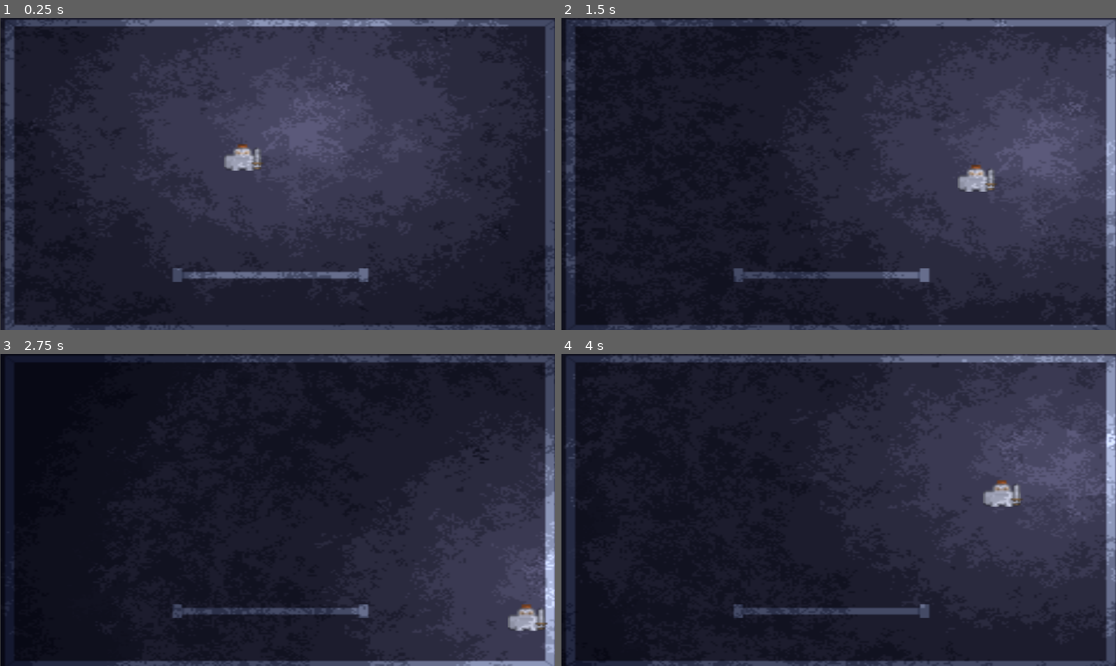
Above: before the commit, frames 1-4 (two rows, left to right).
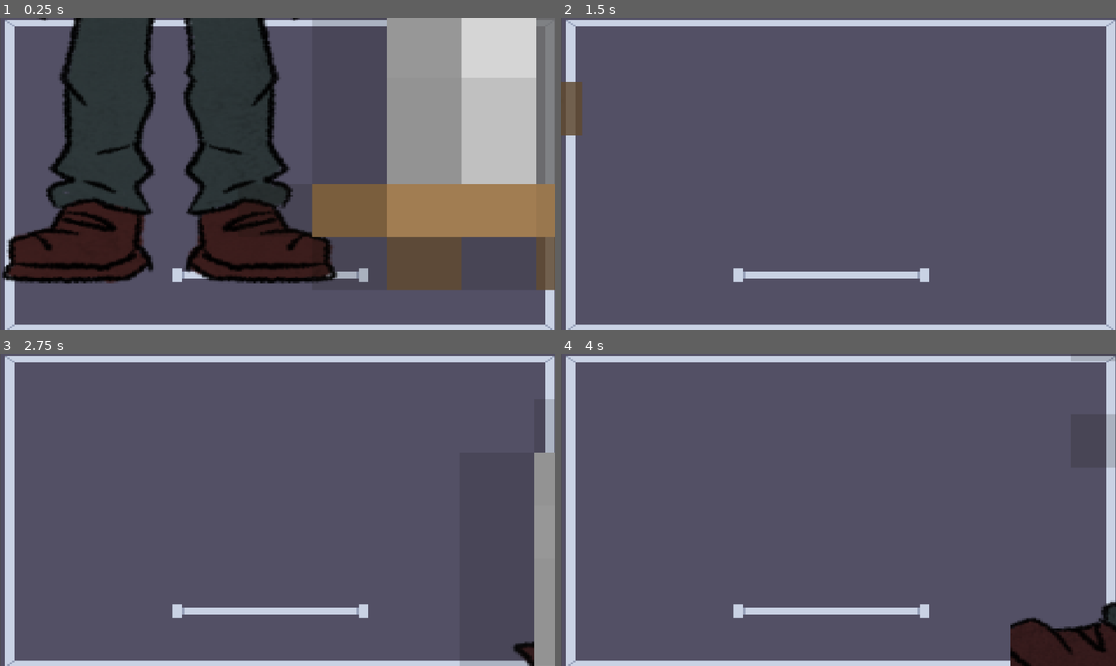
Above: after the commit, the same moments.

Repository: Candrixx/GameJam_RogueLike
Game: Godot game, scene res://Scenes/levels/level_debbug.tscn
Same seed, same stepped clock (60 frames per second), same inputs: the game is played once before the commit and once after it.
Inputs (mouse positions are in pixels of both pictures, inside the frame that each line leads up to):
- Up to frame 1 (0.25 s): no input
- Up to frame 2 (1.5 s): move the mouse to (960, 158) at 0.52 s; hold D (right) 0.53-1.28 s; click (960, 158) at 0.6 s; move the mouse to (727, 189) at 1.27 s; hold S (down) from 1.28 s (still down); tap E (interact) at 1.35 s
- Up to frame 3 (2.75 s): move the mouse to (333, 441) at 2.02 s; release S (down) at 2.03 s; hold D (right) from 2.03 s (still down); click (333, 441) at 2.1 s
- Up to frame 4 (4 s): move the mouse to (810, 572) at 2.77 s; release D (right) at 2.78 s; hold W (up) 2.78-3.53 s; tap E (interact) at 2.85 s; move the mouse to (1005, 556) at 3.52 s; hold A (left) from 3.53 s (still down); click (1005, 556) at 3.6 s

The runs differ from the first frame. In frame 1, 82% of the frame differs, in the area x 0-100%, y 0-100%; in frame 2, 91%; in frame 3, 94%; in frame 4, 91%.

Commit message:
Implementacion temprana de Sprites

Diff:
--- a/Scenes/characters/character.tscn
+++ b/Scenes/characters/character.tscn
@@ -1,156 +1,146 @@
-[gd_scene load_steps=9 format=3 uid="uid://diigow32cjgk0"]
+[gd_scene format=3 uid="uid://diigow32cjgk0"]
 
-[ext_resource type="Texture2D" uid="uid://cl4g2p2ewkf5u" path="res://Assets/textures/temp_personaje/Spritesheet/Caballero.png" id="1_52avm"]
 [ext_resource type="Script" uid="uid://d0iff6g5r7xqb" path="res://Scripts/character.gd" id="1_e22cc"]
-[ext_resource type="Texture2D" uid="uid://dd4ntfe2qq1uf" path="res://Assets/textures/temp_personaje/Spritesheet/espada.png" id="2_1bdar"]
+[ext_resource type="Texture2D" uid="uid://c2tnjuw863550" path="res://Assets/sprites/Animation_Character_front.png" id="2_bsa6j"]
+[ext_resource type="Texture2D" uid="uid://ds7yvv6ymj0yp" path="res://Assets/sprites/Animation_Character_Idle.png" id="2_e73q4"]
+[ext_resource type="Texture2D" uid="uid://bouawtak0y434" path="res://Assets/sprites/Animation_Character_back.png" id="2_fbu5h"]
+[ext_resource type="Texture2D" uid="uid://bopbjdcnewjno" path="res://Assets/sprites/Animation_Character_side.png" id="4_e73q4"]
+
+[sub_resource type="AtlasTexture" id="AtlasTexture_mhgjj"]
+atlas = ExtResource("2_e73q4")
+region = Rect2(330, 0, 165, 512)
+
+[sub_resource type="AtlasTexture" id="AtlasTexture_ejagc"]
+atlas = ExtResource("2_e73q4")
+region = Rect2(0, 0, 165, 512)
+
+[sub_resource type="AtlasTexture" id="AtlasTexture_pfvjg"]
+atlas = ExtResource("2_e73q4")
+region = Rect2(165, 0, 165, 512)
+
+[sub_resource type="AtlasTexture" id="AtlasTexture_odp46"]
+atlas = ExtResource("2_fbu5h")
+region = Rect2(0, 0, 216, 512)
+
+[sub_resource type="AtlasTexture" id="AtlasTexture_1vi6t"]
+atlas = ExtResource("2_fbu5h")
+region = Rect2(216, 0, 216, 512)
+
+[sub_resource type="AtlasTexture" id="AtlasTexture_s3wkk"]
+atlas = ExtResource("2_fbu5h")
+region = Rect2(432, 0, 216, 512)
+
+[sub_resource type="AtlasTexture" id="AtlasTexture_vpswc"]
+atlas = ExtResource("2_bsa6j")
+region = Rect2(0, 0, 170, 512)
+
+[sub_resource type="AtlasTexture" id="AtlasTexture_fbu5h"]
+atlas = ExtResource("2_bsa6j")
+region = Rect2(170, 0, 170, 512)
+
+[sub_resource type="AtlasTexture" id="AtlasTexture_e73q4"]
+atlas = ExtResource("2_bsa6j")
+region = Rect2(340, 0, 170, 512)
+
+[sub_resource type="AtlasTexture" id="AtlasTexture_fplah"]
+atlas = ExtResource("4_e73q4")
+region = Rect2(10, 0, 230, 512)
+
+[sub_resource type="AtlasTexture" id="AtlasTexture_fntkd"]
+atlas = ExtResource("4_e73q4")
+region = Rect2(240, 0, 230, 512)
+
+[sub_resource type="AtlasTexture" id="AtlasTexture_ucmv1"]
+atlas = ExtResource("4_e73q4")
+region = Rect2(470, 0, 230, 512)
+
+[sub_resource type="SpriteFrames" id="SpriteFrames_hndv8"]
+animations = [{
+"frames": [{
+"duration": 1.0,
+"texture": SubResource("AtlasTexture_mhgjj")
+}],
+"loop": 1,
+"name": &"Idle_Back",
+"speed": 5.0
+}, {
+"frames": [{
+"duration": 1.0,
+"texture": SubResource("AtlasTexture_ejagc")
+}],
+"loop": 1,
+"name": &"Idle_Front",
+"speed": 5.0
+}, {
+"frames": [{
+"duration": 1.0,
+"texture": SubResource("AtlasTexture_pfvjg")
+}],
+"loop": 1,
+"name": &"Idle_Side",
+"speed": 5.0
+}, {
+"frames": [{
+"duration": 1.0,
+"texture": SubResource("AtlasTexture_odp46")
+}, {
+"duration": 1.0,
+"texture": SubResource("AtlasTexture_1vi6t")
+}, {
+"duration": 1.0,
+"texture": SubResource("AtlasTexture_s3wkk")
+}],
+"loop": 1,
+"name": &"Walk_Back",
+"speed": 5.0
+}, {
+"frames": [{
+"duration": 1.0,
+"texture": SubResource("AtlasTexture_vpswc")
+}, {
+"duration": 1.0,
+"texture": SubResource("AtlasTexture_fbu5h")
+}, {
+"duration": 1.0,
+"texture": SubResource("AtlasTexture_e73q4")
+}],
+"loop": 1,
+"name": &"Walk_Front",
+"speed": 5.0
+}, {
+"frames": [{
+"duration": 1.0,
+"texture": SubResource("AtlasTexture_fplah")
+}, {
+"duration": 1.0,
+"texture": SubResource("AtlasTexture_fntkd")
+}, {
+"duration": 1.0,
+"texture": SubResource("AtlasTexture_ucmv1")
+}],
+"loop": 1,
+"name": &"Walk_Side",
+"speed": 5.0
+}]
 
 [sub_resource type="RectangleShape2D" id="RectangleShape2D_70v6v"]
-size = Vector2(17.3913, 21.0405)
+size = Vector2(261.94244, 175.12405)
 
-[sub_resource type="RectangleShape2D" id="RectangleShape2D_e22cc"]
-size = Vector2(5, 13.5)
-
-[sub_resource type="Animation" id="Animation_2qjml"]
-resource_name = "Atque"
-length = 0.4
-tracks/0/type = "value"
-tracks/0/imported = false
-tracks/0/enabled = true
-tracks/0/path = NodePath("Area2D:position")
-tracks/0/interp = 1
-tracks/0/loop_wrap = true
-tracks/0/keys = {
-"times": PackedFloat32Array(0, 0.15, 0.3),
-"transitions": PackedFloat32Array(1, 1, 1),
-"update": 0,
-"values": [Vector2(0, 0), Vector2(5, -3), Vector2(0, 0)]
-}
-tracks/1/type = "value"
-tracks/1/imported = false
-tracks/1/enabled = true
-tracks/1/path = NodePath("Area2D:rotation")
-tracks/1/interp = 1
-tracks/1/loop_wrap = true
-tracks/1/keys = {
-"times": PackedFloat32Array(0, 0.15, 0.3),
-"transitions": PackedFloat32Array(1, 1, 1),
-"update": 0,
-"values": [0.0, 0.661836, 0.0]
-}
-tracks/2/type = "value"
-tracks/2/imported = false
-tracks/2/enabled = true
-tracks/2/path = NodePath("Area2D/CollisionShape2D:disabled")
-tracks/2/interp = 1
-tracks/2/loop_wrap = true
-tracks/2/keys = {
-"times": PackedFloat32Array(0, 0.08, 0.19),
-"transitions": PackedFloat32Array(1, 1, 1),
-"update": 0,
-"values": [true, false, true]
-}
-tracks/3/type = "value"
-tracks/3/imported = false
-tracks/3/enabled = true
-tracks/3/path = NodePath("Area2D:monitoring")
-tracks/3/interp = 1
-tracks/3/loop_wrap = true
-tracks/3/keys = {
-"times": PackedFloat32Array(0.07, 0.19),
-"transitions": PackedFloat32Array(1, 1),
-"update": 1,
-"values": [true, false]
-}
-
-[sub_resource type="Animation" id="Animation_ma1fs"]
-length = 0.001
-tracks/0/type = "value"
-tracks/0/imported = false
-tracks/0/enabled = true
-tracks/0/path = NodePath("Area2D:position")
-tracks/0/interp = 1
-tracks/0/loop_wrap = true
-tracks/0/keys = {
-"times": PackedFloat32Array(0),
-"transitions": PackedFloat32Array(1),
-"update": 0,
-"values": [Vector2(0, 0)]
-}
-tracks/1/type = "value"
-tracks/1/imported = false
-tracks/1/enabled = true
-tracks/1/path = NodePath("Area2D:rotation")
-tracks/1/interp = 1
-tracks/1/loop_wrap = true
-tracks/1/keys = {
-"times": PackedFloat32Array(0),
-"transitions": PackedFloat32Array(1),
-"update": 0,
-"values": [0.0]
-}
-tracks/2/type = "value"
-tracks/2/imported = false
-tracks/2/enabled = true
-tracks/2/path = NodePath("Area2D/CollisionShape2D:disabled")
-tracks/2/interp = 1
-tracks/2/loop_wrap = true
-tracks/2/keys = {
-"times": PackedFloat32Array(0),
-"transitions": PackedFloat32Array(1),
-"update": 0,
-"values": [true]
-}
-tracks/3/type = "value"
-tracks/3/imported = false
-tracks/3/enabled = true
-tracks/3/path = NodePath("Area2D:monitoring")
-tracks/3/interp = 1
-tracks/3/loop_wrap = true
-tracks/3/keys = {
-"times": PackedFloat32Array(0),
-"transitions": PackedFloat32Array(1),
-"update": 1,
-"values": [false]
-}
-
-[sub_resource type="AnimationLibrary" id="AnimationLibrary_yscb1"]
-_data = {
-&"Atque": SubResource("Animation_2qjml"),
-&"RESET": SubResource("Animation_ma1fs")
-}
-
-[node name="character" type="CharacterBody2D"]
+[node name="character" type="CharacterBody2D" unique_id=1509986388]
+position = Vector2(8, -164)
 collision_mask = 9
 script = ExtResource("1_e22cc")
 
-[node name="Sprite2D" type="Sprite2D" parent="."]
-texture = ExtResource("1_52avm")
+[node name="AnimatedSprite2D" type="AnimatedSprite2D" parent="." unique_id=1794761289]
+position = Vector2(-2, -52)
+sprite_frames = SubResource("SpriteFrames_hndv8")
+animation = &"Idle_Side"
 
-[node name="CollisionShape2D" type="CollisionShape2D" parent="."]
-position = Vector2(-4.47035e-07, -3.57628e-07)
+[node name="CollisionShape2D" type="CollisionShape2D" parent="." unique_id=1644893791]
+position = Vector2(-4.9239964, 78.49196)
 rotation = 1.57272
 scale = Vector2(0.92, 0.760438)
 shape = SubResource("RectangleShape2D_70v6v")
 
-[node name="Area2D" type="Area2D" parent="."]
-collision_layer = 2
-collision_mask = 10
-monitoring = false
-
-[node name="Espada" type="Sprite2D" parent="Area2D"]
-position = Vector2(7, 1)
-texture = ExtResource("2_1bdar")
-
-[node name="CollisionShape2D" type="CollisionShape2D" parent="Area2D"]
-light_mask = 2
-visibility_layer = 2
-position = Vector2(6, 0.75)
-shape = SubResource("RectangleShape2D_e22cc")
-disabled = true
-
-[node name="AnimationPlayer" type="AnimationPlayer" parent="."]
-libraries = {
-&"": SubResource("AnimationLibrary_yscb1")
-}
-
-[connection signal="body_entered" from="Area2D" to="." method="_on_area_2d_body_entered"]
+[node name="EquipmentPoint" type="Marker2D" parent="." unique_id=1323244052]
+position = Vector2(-27, 5)
--- a/Scenes/items/base_item.tscn
+++ b/Scenes/items/base_item.tscn
@@ -5,6 +5,7 @@
 [sub_resource type="CircleShape2D" id="CircleShape2D_s2dp6"]
 
 [node name="base_item" type="Area2D" unique_id=311614790]
+scale = Vector2(32, 32)
 collision_layer = 2
 collision_mask = 12
 script = ExtResource("1_f0trn")
--- a/Scenes/items/item_floor_base.tscn
+++ b/Scenes/items/item_floor_base.tscn
@@ -6,6 +6,7 @@
 radius = 28.79236
 
 [node name="item_floor_base" type="Area2D" unique_id=552979034]
+scale = Vector2(32, 32)
 collision_layer = 2
 script = ExtResource("1_8itus")
 
--- /dev/null
+++ b/Scenes/levels/camera_2d.gd
@@ -0,0 +1,18 @@
+extends Camera2D
+
+@export var tile_map_layer: TileMapLayer
+
+func _ready() -> void:
+	if tile_map_layer:
+		calculat_limites_tilemap()
+
+func calculat_limites_tilemap() -> void:
+	# Obtiene el rectángulo usado por el TileMapLayer en coordenadas locales/globales
+	var rect: Rect2i = tile_map_layer.get_used_rect()
+	var tile_size: Vector2 = Vector2(tile_map_layer.tile_set.tile_size)
+
+	# Calcula los límites en píxeles
+	limit_left = int(rect.position.x * tile_size.x * tile_map_layer.scale.x)
+	limit_top = int(rect.position.y * tile_size.y * tile_map_layer.scale.y)
+	limit_right = int((rect.position.x + rect.size.x) * tile_size.x * tile_map_layer.scale.x)
+	limit_bottom = int((rect.position.y + rect.size.y) * tile_size.y * tile_map_layer.scale.y)
--- a/Scenes/levels/level_debbug.tscn
+++ b/Scenes/levels/level_debbug.tscn
@@ -1,9 +1,9 @@
 [gd_scene format=3 uid="uid://ee7pker6lo33"]
 
 [ext_resource type="PackedScene" uid="uid://stoo4jjwuwm8" path="res://Scenes/maps/map_debbug.tscn" id="1_5hcud"]
-[ext_resource type="Texture2D" uid="uid://cq61ruoq5rt3x" path="res://Assets/textures/temp_mapa/Tilemap/Style A/tilemap_packed.png" id="2_cyewf"]
+[ext_resource type="Texture2D" uid="uid://bfy0f1yiwm7bc" path="res://Assets/textures/temp_mapa/Tilemap/Style A/tilemap_packed.png" id="2_cyewf"]
 [ext_resource type="PackedScene" uid="uid://diigow32cjgk0" path="res://Scenes/characters/character.tscn" id="2_s4c03"]
-[ext_resource type="PackedScene" uid="uid://dwqq44fgg0maj" path="res://Scenes/maps/Light.tscn" id="3_ejwmy"]
+[ext_resource type="PackedScene" uid="uid://0fkgihh4nq34" path="res://Scenes/items/sword_floor.tscn" id="3_s4c03"]
 
 [sub_resource type="OccluderPolygon2D" id="OccluderPolygon2D_51a0l"]
 polygon = PackedVector2Array(-4, -4, 4, -4, 4, 4, -4, 4)
@@ -82,8 +82,7 @@
 
 [node name="character" parent="." unique_id=1448532186 instance=ExtResource("2_s4c03")]
 position = Vector2(-15, -10)
+collision_mask = 14
 
-[node name="Light" parent="character" unique_id=1559195772 instance=ExtResource("3_ejwmy")]
-
-[node name="CanvasModulate" type="CanvasModulate" parent="." unique_id=593508320]
-color = Color(0.098724194, 0.11406522, 0.20631182, 1)
+[node name="sword_floor" parent="." unique_id=552979034 instance=ExtResource("3_s4c03")]
+position = Vector2(79, -58)
--- /dev/null
+++ b/Scenes/levels/loop_0.tscn
@@ -0,0 +1,17 @@
+[gd_scene format=3 uid="uid://0cwgv3o61yst"]
+
+[ext_resource type="Script" uid="uid://43v5t1nq3s4c" path="res://Scenes/levels/camera_2d.gd" id="1_23d4p"]
+[ext_resource type="PackedScene" uid="uid://c5k80o020nirp" path="res://Scenes/maps/map_labyrinth.tscn" id="1_yyppk"]
+[ext_resource type="PackedScene" uid="uid://diigow32cjgk0" path="res://Scenes/characters/character.tscn" id="2_23d4p"]
+
+[node name="Loop0" type="Node2D" unique_id=548187971]
+
+[node name="Node2D" parent="." unique_id=787963577 instance=ExtResource("1_yyppk")]
+y_sort_enabled = true
+
+[node name="character" parent="." unique_id=1509986388 instance=ExtResource("2_23d4p")]
+position = Vector2(612, 489)
+
+[node name="Camera2D" type="Camera2D" parent="character" unique_id=1056363767]
+zoom = Vector2(0.355, 0.355)
+script = ExtResource("1_23d4p")
--- a/Scenes/maps/map_labyrinth.tscn
+++ b/Scenes/maps/map_labyrinth.tscn
@@ -55,13 +55,14 @@
 physics_layer_0/collision_layer = 8
 sources/0 = SubResource("TileSetAtlasSource_hmat7")
 
-[node name="Node2D" type="Node2D" unique_id=787963577]
+[node name="map_laberynth" type="Node2D" unique_id=787963577]
 
 [node name="floor_layer" type="TileMapLayer" parent="." unique_id=737275092]
 tile_map_data = PackedByteArray("AAAAAAAAAAAAAAAAAAAAAAEAAAAAAAAAAAAAAAIAAAAAAAAAAAAAAAMAAAAAAAAAAAABAAAAAAAAAAAAAAABAA …(29728 unchanged characters)…
 tile_set = SubResource("TileSet_5pw7i")
 
 [node name="wall_layer" type="TileMapLayer" parent="." unique_id=834790847]
+y_sort_enabled = true
 tile_map_data = PackedByteArray("AAABAAcAAAAAAAMAAAABAAgAAAAAAAQAAAABAAkAAAAAAAUAAAACAAcAAAACAAMAAAACAAgAAAACAAQAAAACAA …(28512 unchanged characters)…
 tile_set = SubResource("TileSet_eyi13")
 
--- a/Scripts/character.gd
+++ b/Scripts/character.gd
@@ -1,11 +1,16 @@
 class_name Character
 extends CharacterBody2D
 
-@export var speed = 100
-@export var accelaration = 10
+@export var speed = 500
+@export var accelaration = 50
+
+
+var weapon_equiped: ArmaBase = null
+var last_direction = Vector2.DOWN
+
 @onready var area_hitbox: Area2D = $Area2D
-var weapon_equiped: ArmaBase = null
-@onready var point_equipment: Marker2D = $EquimentPoint
+@onready var point_equipment: Marker2D = $EquipmentPoint
+@onready var animated_sprite_2d: AnimatedSprite2D = $AnimatedSprite2D
 
 func _physics_process(delta: float) -> void:
 	var attack = Input.is_action_just_pressed("attack")
@@ -14,10 +19,27 @@
 
 
 	var direction := Input.get_vector("left", "right", "up", "down")
-	velocity = velocity.lerp(speed * direction, delta * accelaration)
 
+	if direction != Vector2.ZERO:
+		velocity = velocity.lerp(speed * direction, delta * accelaration)
+		last_direction = direction
+	else:
+		velocity = Vector2.ZERO
+
+	if velocity != Vector2.ZERO:
+		play_animation(last_direction, "Walk")
+	else:
+		play_animation(last_direction, "Idle")
 	move_and_slide()
 
+func play_animation(direction: Vector2, prefix: String):
+	if direction.x != 0:
+		animated_sprite_2d.flip_h = direction.x < 0
+		animated_sprite_2d.play(prefix + "_Side")
+	elif direction.y < 0:
+		animated_sprite_2d.play(prefix + "_Back")
+	elif direction.y > 0:
+		animated_sprite_2d.play(prefix + "_Front")
 
 func equip_weapon(new_weapon: PackedScene):
 	if weapon_equiped:
--- a/project.godot
+++ b/project.godot
@@ -61,5 +61,6 @@
 
 [rendering]
 
+textures/canvas_textures/default_texture_filter=0
 renderer/rendering_method="gl_compatibility"
 renderer/rendering_method.mobile="gl_compatibility"
Binary file added: Assets/sprites/Animation_Character.png
Binary file added: Assets/sprites/Animation_Character_Idle.png
Binary file added: Assets/sprites/Animation_Character_back.png
Binary file added: Assets/sprites/Animation_Character_front.png
Binary file added: Assets/sprites/Animation_Character_side.png
Not shown, added: Scenes/levels/camera_2d.gd.uid
Not shown, changed: README.md
